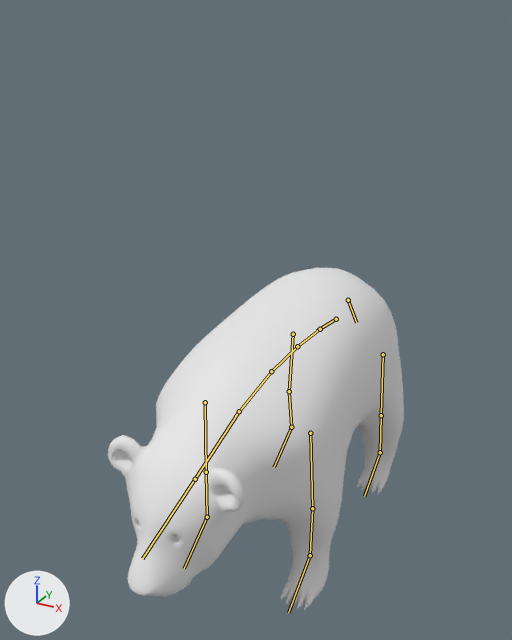
An edit to the FBX model Assets/Models/Panda/Panda.fbx, drawn before and after from the same camera.
Rendered twice from a 50 mm camera at (5.96, -4.04, 5.94) aimed at (0.6, 5.7, 1.07). The axes (+X, +Y, +Z) are drawn at lower left. The lights are the same throughout. The first picture is the older version. The bones that bend it are drawn over the model as lines.
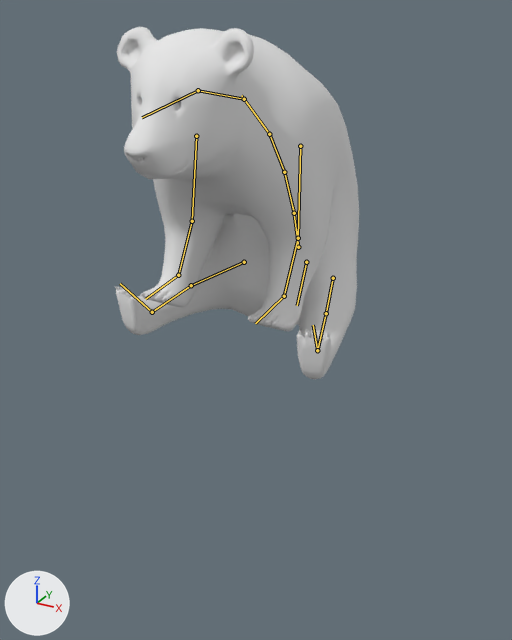
The newer file adds an action. The first version stands in its rest pose; the second is drawn at frame 1 of the action 'PandaRig|Panda_StandUp'.

What changed in the scene script:
```text
Change bone_rig_object:
    where bone_rig_object = bpy.data.objects['PandaRig']  # the whole rig 'PandaRig'
    bone_rig_object.location: (1.06, 5.53, 0.11) -> (0.0, 5.0, 3.46)
Change bone_pelvis:
    where bone_pelvis = bpy.data.objects['PandaRig'].pose.bones['pelvis']
    bone_pelvis.location: (0.0, 0.0, 0.0) -> (0.0, -1.15, 1.97)
    bone_pelvis.rotation_quaternion: (1.0, 0.0, 0.0, 0.0) -> (0.841, -0.541, 0.0, 0.0)  # degrees (0, 0, 0) -> degrees (-65, 0, 0)
Change bone_spine1:
    where bone_spine1 = bpy.data.objects['PandaRig'].pose.bones['spine1']  # child of 'pelvis'
    bone_spine1.rotation_quaternion: (1.0, 0.0, 0.0, 0.0) -> (0.999, 0.043, 0.0, 0.0)  # degrees (0, 0, 0) -> degrees (5, 0, 0)
Change bone_spine2:
    where bone_spine2 = bpy.data.objects['PandaRig'].pose.bones['spine2']  # child of 'spine1'
    bone_spine2.rotation_quaternion: (1.0, 0.0, 0.0, 0.0) -> (0.999, 0.052, 0.0, 0.0)  # degrees (0, 0, 0) -> degrees (6, 0, 0)
Change bone_chest:
    where bone_chest = bpy.data.objects['PandaRig'].pose.bones['chest']  # child of 'spine2'
    bone_chest.rotation_quaternion: (1.0, 0.0, 0.0, 0.0) -> (0.998, 0.061, 0.0, 0.0)  # degrees (0, 0, 0) -> degrees (7, 0, 0)
Change bone_neck:
    where bone_neck = bpy.data.objects['PandaRig'].pose.bones['neck']  # child of 'chest'
    bone_neck.rotation_quaternion: (1.0, 0.0, 0.0, 0.0) -> (0.988, 0.155, 0.0, 0.0)  # degrees (0, 0, 0) -> degrees (18, 0, 0)
Change bone_head:
    where bone_head = bpy.data.objects['PandaRig'].pose.bones['head']  # child of 'neck'
    bone_head.rotation_quaternion: (1.0, 0.0, 0.0, 0.0) -> (0.985, 0.172, 0.0, 0.0)  # degrees (0, 0, 0) -> degrees (20, 0, 0)
Change bone_upperarm_l:
    where bone_upperarm_l = bpy.data.objects['PandaRig'].pose.bones['upperarm.L']  # child of 'chest'
    bone_upperarm_l.rotation_quaternion: (1.0, 0.0, 0.0, 0.0) -> (0.938, 0.345, 0.014, 0.013)  # degrees (0, 0, 0) -> degrees (40, 1, 2)
Change bone_forearm_l:
    where bone_forearm_l = bpy.data.objects['PandaRig'].pose.bones['forearm.L']  # child of 'upperarm.L'
    bone_forearm_l.rotation_quaternion: (1.0, 0.0, 0.0, 0.0) -> (0.983, -0.186, 0.0, 0.0)  # degrees (0, 0, 0) -> degrees (-21, 0, 0)
Change bone_upperarm_r:
    where bone_upperarm_r = bpy.data.objects['PandaRig'].pose.bones['upperarm.R']  # child of 'chest'
    bone_upperarm_r.rotation_quaternion: (1.0, 0.0, 0.0, 0.0) -> (0.938, 0.345, -0.014, -0.013)  # degrees (0, 0, 0) -> degrees (40, -1, -2)
Change bone_forearm_r:
    where bone_forearm_r = bpy.data.objects['PandaRig'].pose.bones['forearm.R']  # child of 'upperarm.R'
    bone_forearm_r.rotation_quaternion: (1.0, 0.0, 0.0, 0.0) -> (0.983, -0.186, 0.0, 0.0)  # degrees (0, 0, 0) -> degrees (-21, 0, 0)
Change bone_thigh_l:
    where bone_thigh_l = bpy.data.objects['PandaRig'].pose.bones['thigh.L']  # child of 'pelvis'
    bone_thigh_l.rotation_quaternion: (1.0, 0.0, 0.0, 0.0) -> (0.978, -0.146, -0.044, -0.139)  # degrees (0, 0, 0) -> degrees (-16, -7, -15)
Change bone_thigh_r:
    where bone_thigh_r = bpy.data.objects['PandaRig'].pose.bones['thigh.R']  # child of 'pelvis'
    bone_thigh_r.rotation_quaternion: (1.0, 0.0, 0.0, 0.0) -> (0.978, -0.146, 0.044, 0.139)  # degrees (0, 0, 0) -> degrees (-16, 7, 15)
```

Boxes [x1, y1, x2, y2] around the edits, measured in the pictures (512 x 640 px):
'Object_2', posed (18% narrower): before [108, 268, 404, 610]; after [115, 27, 359, 379]
bone 'pelvis', root to tip: before (336, 319) to (317, 330); after (298, 247) to (293, 207)
bone 'spine1', root to tip: before (320, 329) to (297, 346); after (294, 213) to (284, 172)
bone 'spine2', root to tip: before (297, 346) to (271, 371); after (284, 172) to (269, 134)
bone 'chest', root to tip: before (271, 371) to (235, 416); after (269, 134) to (241, 95)
bone 'neck', root to tip: before (239, 411) to (195, 479); after (244, 99) to (198, 90)
bone 'head', root to tip: before (195, 479) to (142, 558); after (198, 90) to (142, 117)
bone 'upperarm.L', root to tip: before (310, 433) to (312, 508); after (300, 146) to (298, 238)
bone 'forearm.L', root to tip: before (312, 508) to (310, 555); after (298, 238) to (284, 296)
bone 'upperarm.R', root to tip: before (205, 402) to (206, 472); after (196, 136) to (192, 221)
bone 'forearm.R', root to tip: before (206, 472) to (207, 517); after (192, 221) to (178, 275)
bone 'thigh.L', root to tip: before (383, 354) to (381, 415); after (333, 278) to (326, 313)
bone 'thigh.R', root to tip: before (293, 334) to (289, 391); after (244, 262) to (191, 285)
